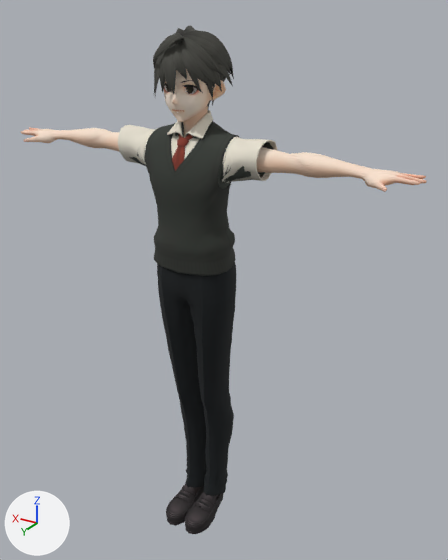
What one commit did to the glTF model Web/people/salaryman_03.glb.
Rendered twice from a camera (50 mm lens) standing at (-1.162, 1.753, 1.957) and looking at (-0.062, -0.079, 1.041). Lighting does not change. The marker at lower left points along +X, +Y and +Z. The picture after the commit comes second. Vertices at exactly the same position are counted once.

The first picture shows 'Body.baked', 'Face.baked', 'Hair001.baked'.
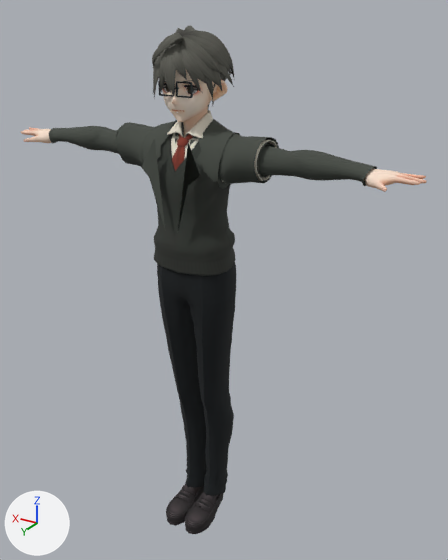
Boxes (x1, y1, x2, y2) around the edits, measured in the pictures (448 x 560 px; the box of a moved part takes in the faces that stretch with it):
'Body.baked', reshaped
    before: (21, 81, 427, 534)
    after: (21, 101, 427, 534)
'Face.baked', reshaped (9% wider)
    before: (163, 69, 226, 122)
    after: (158, 68, 227, 122)
part 1 of me_face_baked, moved or reshaped
    before: (210, 80, 226, 101)
    after: (211, 79, 227, 101)
part 2 of me_face_baked, moved or reshaped
    before: (163, 69, 210, 122)
    after: (163, 68, 214, 122)
part 3 of me_body_baked, added
    after: (49, 119, 377, 230)

The change, as a list of edits to the scene's bpy script:
```text
Add mat_salaryman_tailored_jacket___lapels:
    mat_salaryman_tailored_jacket___lapels = principled_material('SalaryMan tailored jacket / lapels')
    mat_salaryman_tailored_jacket___lapels.base_color = (0.0702, 0.0808, 0.0662)  # dark grey #4b5049
    mat_salaryman_tailored_jacket___lapels.roughness = 0.85
Add mat_salaryman_tailored_jacket___sleeves:
    mat_salaryman_tailored_jacket___sleeves = principled_material('SalaryMan tailored jacket / sleeves')
    mat_salaryman_tailored_jacket___sleeves.base_color = (0.0595, 0.0685, 0.0561)  # dark grey #454a43
    mat_salaryman_tailored_jacket___sleeves.roughness = 0.92
Add mat_salaryman_tailored_wire_frames:
    mat_salaryman_tailored_wire_frames = principled_material('SalaryMan tailored wire frames')
    mat_salaryman_tailored_wire_frames.base_color = (0.0085, 0.0134, 0.0153)  # black #171f21
    mat_salaryman_tailored_wire_frames.metallic = 0.2
Change me_face_baked:
    used by ob_face_baked; location = (0.0, 0.0, 0.0)
    remove me_face_baked.from_pydata(...)  # 1856 vertices, 3160 faces; spans x -0.107..0.108, y -0.018..0.126, z 1.637..1.872
    add me_face_baked.from_pydata(...)  # 1944 vertices, 3292 faces; spans x -0.113..0.114, y -0.02..0.128, z 1.637..1.872
    me_face_baked part 1: the loose piece of 77 vertices spanning x -0.107..-0.063, y -0.018..0.023, z 1.7..1.765 is scaled about its middle by (1.05, 1.03, 1), then moved by (-0.005, -0.001, 0.0)
    me_face_baked part 2: 11 vertices moved within x -0.064..0.058, y 0.063..0.095, z 1.637..1.756; 1306 vertices removed from x -0.094..0.095, y 0.008..0.126, z 1.637..1.87; 1121 vertices added at x -0.099..0.101, y 0.006..0.128, z 1.637..1.87
    other edits to the shape of me_face_baked do not show in these pictures
    add me_face_baked.materials.append(mat_salaryman_tailored_wire_frames)  # black #171f21
Change me_body_baked:
    used by ob_body_baked; location = (0.0, 0.0, 0.0)
    remove me_body_baked.from_pydata(...)  # 6162 vertices, 12008 faces; spans x -0.78..0.78, y -0.12..0.17, z 0.0..1.89
    add me_body_baked.from_pydata(...)  # 7546 vertices, 14268 faces; spans x -0.78..0.78, y -0.12..0.17, z 0.0..1.89
    me_body_baked part 3: 1384 vertices added at x -0.63..0.63, y -0.08..0.16, z 1.28..1.64
    add me_body_baked.materials.append(mat_salaryman_tailored_jacket___sleeves)  # dark grey #454a43
    add me_body_baked.materials.append(mat_salaryman_tailored_jacket___lapels)  # dark grey #4b5049
```
